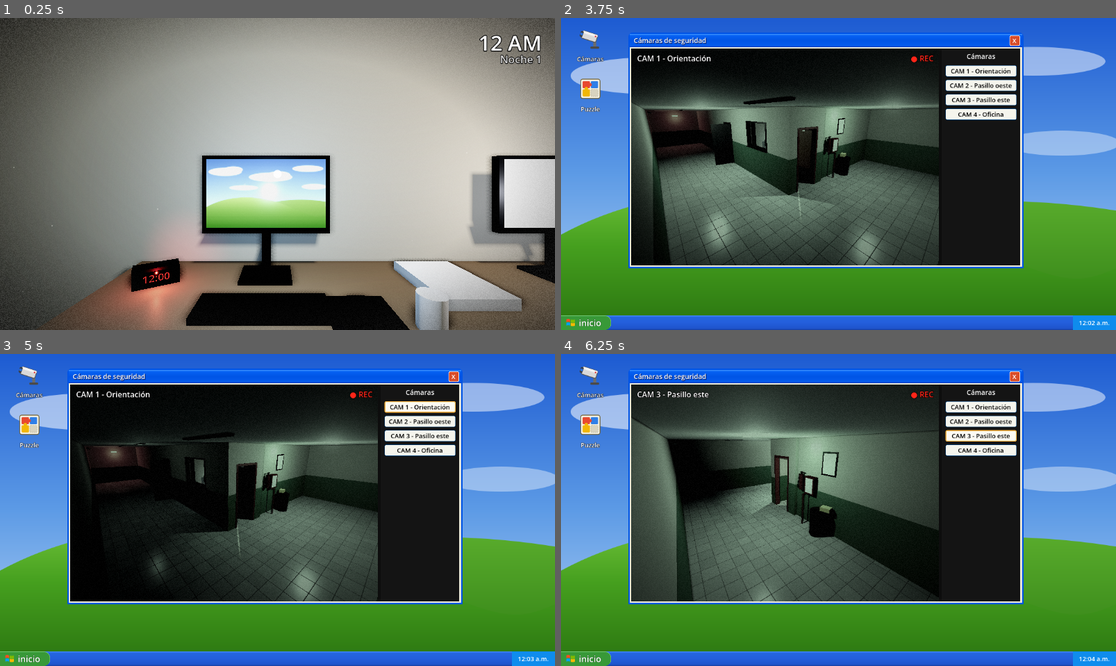
Above: before the commit, frames 1-4 (two rows, left to right).
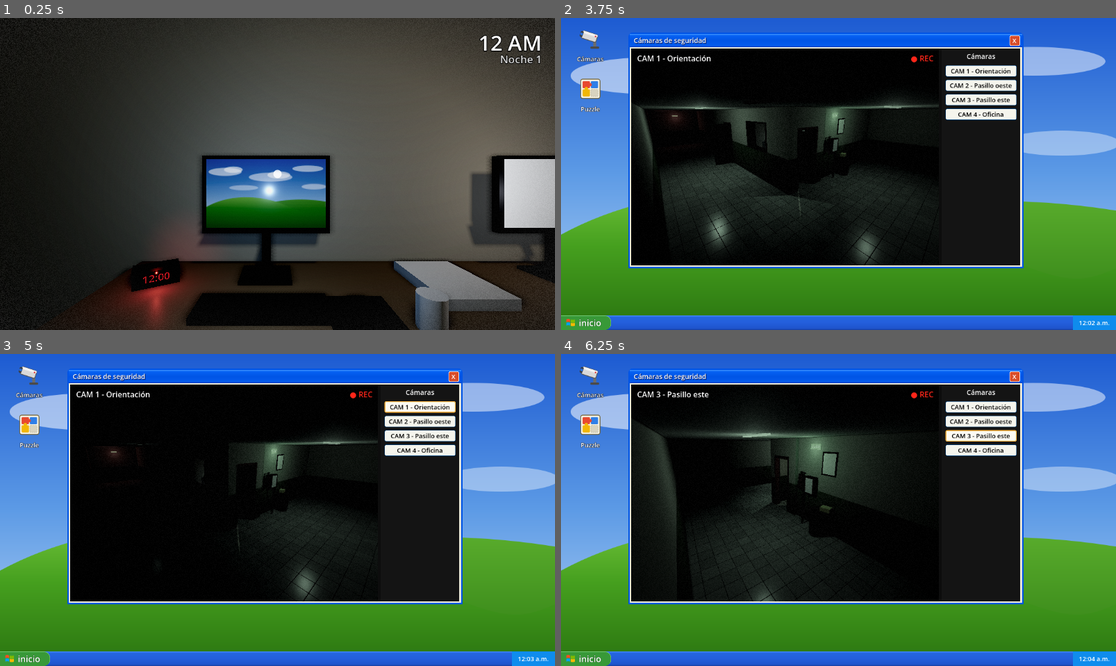
Above: after the commit, the same moments.

Repository: Instituto-Politecnico-Modelo/Four-Nights-At-Marinelli-s
Game: Godot game, scene res://escenas/pasillo_orientacion.tscn
Two runs of this game, one before a commit and one after it. Both use one fixed random seed, a clock stepped at 60 frames per second and the inputs below. This scene is started directly instead of the project's main scene.
Inputs (mouse positions are in pixels of both pictures, inside the frame that each line leads up to):
- Up to frame 1 (0.25 s): no input
- Up to frame 2 (3.75 s): move the mouse to (866, 174) at 0.52 s; click (866, 174) at 0.67 s; click "Cámaras" at 1.25 s; click "Puzzle" at 2 s; click "inicio" at 2.75 s; click "Cámaras de seguridad" at 3.5 s
- Up to frame 3 (5 s): click "CAM 1 - Orientación" at 4.25 s
- Up to frame 4 (6.25 s): click "CAM 2 - Pasillo oeste" at 5 s; click "CAM 3 - Pasillo este" at 5.75 s

The runs differ from the first frame. In frame 1, 90% of the frame differs, in the area x 0-100%, y 0-100%; in frame 2, 27%; in frame 3, 17%; in frame 4, 33%.

Commit message:
cambio iluminacion de la escena

Diff:
--- a/escenas/pasillo_orientacion.tscn
+++ b/escenas/pasillo_orientacion.tscn
@@ -19,15 +19,17 @@
 ssil_enabled = true
 background_color = Color(0.01, 0.01, 0.012, 1)
 ambient_light_color = Color(0.45, 0.55, 0.6, 1)
-ambient_light_energy = 0.12
+ambient_light_energy = 0.05
 tonemap_mode = 3
-tonemap_exposure = 0.9
+tonemap_exposure = 0.65
 ssao_enabled = true
 ssao_radius = 0.8
 ssao_intensity = 2.2
 glow_enabled = true
-glow_intensity = 1.1
-glow_bloom = 0.08
+glow_intensity = 0.3
+glow_bloom = 0.0
+fog_enabled = false
+volumetric_fog_enabled = false
 adjustment_enabled = true
 adjustment_contrast = 1.15
 adjustment_saturation = 0.6
@@ -360,7 +362,7 @@
 roughness = 0.5
 emission_enabled = true
 emission = Color(0.1, 1, 0.35, 1)
-emission_energy_multiplier = 1.5
+emission_energy_multiplier = 0.8
 
 [sub_resource type="BoxMesh" id="BoxMesh_73"]
 size = Vector3(2.6, 0.03, 0.7)
@@ -593,7 +595,7 @@
 roughness = 0.9
 emission_enabled = true
 emission = Color(0.85, 1, 0.92, 1)
-emission_energy_multiplier = 2.0
+emission_energy_multiplier = 1.0
 
 [sub_resource type="BoxMesh" id="BoxMesh_128"]
 size = Vector3(0.12, 0.04, 1.2)
@@ -615,7 +617,7 @@
 roughness = 0.2
 emission_enabled = true
 emission_texture = ExtResource("8_bliss")
-emission_energy_multiplier = 0.9
+emission_energy_multiplier = 0.5
 
 [sub_resource type="BoxShape3D" id="BoxShape3D_pantalla"]
 size = Vector3(0.56, 0.34, 0.1)
@@ -631,32 +633,22 @@
 resource_local_to_scene = true
 emission_enabled = true
 emission = Color(0.85, 1, 0.92, 1)
-emission_energy_multiplier = 2.0
+emission_energy_multiplier = 1.0
 
 [sub_resource type="StandardMaterial3D" id="mat_tubo_oficina"]
 resource_local_to_scene = true
 emission_enabled = true
 emission = Color(1, 0.88, 0.7, 1)
-emission_energy_multiplier = 1.2
+emission_energy_multiplier = 0.6
 
 [sub_resource type="StandardMaterial3D" id="mat_luz_emergencia"]
 albedo_color = Color(0.3, 0, 0, 1)
 emission_enabled = true
 emission = Color(1, 0.08, 0.04, 1)
-emission_energy_multiplier = 3.0
+emission_energy_multiplier = 1.5
 
 [sub_resource type="BoxMesh" id="BoxMesh_luz_emergencia"]
 size = Vector3(0.35, 0.12, 0.08)
-
-[sub_resource type="StandardMaterial3D" id="mat_polvo"]
-transparency = 1
-shading_mode = 0
-albedo_color = Color(0.9, 0.9, 0.85, 0.22)
-billboard_mode = 3
-
-[sub_resource type="QuadMesh" id="QuadMesh_polvo"]
-material = SubResource("mat_polvo")
-size = Vector2(0.004, 0.004)
 
 [sub_resource type="FastNoiseLite" id="ruido_mancha"]
 frequency = 0.012
@@ -674,34 +666,6 @@
 
 [sub_resource type="ShaderMaterial" id="material_efecto_terror"]
 shader = ExtResource("10_efecto_terror")
-
-[sub_resource type="ParticleProcessMaterial" id="proceso_polvo_PolvoPasillo"]
-emission_shape = 3
-emission_box_extents = Vector3(1.6, 1.3, 5.5)
-direction = Vector3(0, 1, 0)
-spread = 180.0
-initial_velocity_min = 0.01
-initial_velocity_max = 0.05
-gravity = Vector3(0, -0.004, 0)
-scale_min = 0.6
-scale_max = 1.6
-turbulence_enabled = true
-turbulence_noise_strength = 0.3
-turbulence_noise_scale = 4.0
-
-[sub_resource type="ParticleProcessMaterial" id="proceso_polvo_PolvoOficina"]
-emission_shape = 3
-emission_box_extents = Vector3(1.8, 1.2, 1.5)
-direction = Vector3(0, 1, 0)
-spread = 180.0
-initial_velocity_min = 0.01
-initial_velocity_max = 0.05
-gravity = Vector3(0, -0.004, 0)
-scale_min = 0.6
-scale_max = 1.6
-turbulence_enabled = true
-turbulence_noise_strength = 0.3
-turbulence_noise_scale = 4.0
 
 [sub_resource type="SystemFont" id="fuente_reloj"]
 font_names = PackedStringArray("OCR A Extended", "Consolas", "Courier New")
@@ -1523,7 +1487,7 @@
 shadow_enabled = true
 omni_attenuation = 0.8
 light_color = Color(1, 0.86, 0.66, 1)
-light_energy = 0.3
+light_energy = 0.14
 omni_range = 5.0
 
 [node name="Iluminacion" type="Node3D" parent="." unique_id=836898097]
@@ -1553,7 +1517,7 @@
 shadow_enabled = true
 omni_attenuation = 0.8
 light_color = Color(0.8, 0.95, 0.9, 1)
-light_energy = 1.1
+light_energy = 0.5
 omni_range = 6.0
 
 [node name="Tubo3" type="MeshInstance3D" parent="Iluminacion" unique_id=909249962]
@@ -1564,7 +1528,7 @@
 [node name="Luz3" type="OmniLight3D" parent="Iluminacion" unique_id=21173672]
 transform = Transform3D(1, 0, 0, 0, 1, 0, 0, 0, 1, -1.6, 2.55, -7.5)
 light_color = Color(1, 0.97, 0.9, 1)
-light_energy = 1.3
+light_energy = 0.6
 shadow_enabled = true
 omni_range = 7.5
 omni_attenuation = 0.8
@@ -1580,7 +1544,7 @@
 shadow_enabled = true
 omni_attenuation = 0.8
 light_color = Color(0.8, 0.95, 0.9, 1)
-light_energy = 0.7
+light_energy = 0.32
 omni_range = 6.0
 
 [node name="CamaraFoto" type="Camera3D" parent="." unique_id=873465182]
@@ -1666,47 +1630,29 @@
 [node name="LuzEmergenciaBrillo" type="OmniLight3D" parent="Iluminacion"]
 transform = Transform3D(1, 0, 0, 0, 1, 0, 0, 0, 1, -1.6, 2.3, -11.7)
 light_color = Color(1, 0.1, 0.05, 1)
-light_energy = 0.9
+light_energy = 0.4
 shadow_enabled = true
 omni_range = 5.0
 
 [node name="LuzSalida" type="OmniLight3D" parent="Iluminacion"]
 transform = Transform3D(1, 0, 0, 0, 1, 0, 0, 0, 1, 2.5, 2.5, 0.1)
 light_color = Color(0.15, 1, 0.4, 1)
-light_energy = 0.35
+light_energy = 0.16
 omni_range = 2.5
 
 [node name="LuzMonitor1" type="OmniLight3D" parent="Oficina"]
 transform = Transform3D(1, 0, 0, 0, 1, 0, 0, 0, 1, 1.55, 1.1, -2.9)
 light_color = Color(0.55, 0.75, 1, 1)
-light_energy = 0.35
+light_energy = 0.16
 omni_range = 2.5
 
 [node name="LuzMonitor2" type="OmniLight3D" parent="Oficina"]
 transform = Transform3D(1, 0, 0, 0, 1, 0, 0, 0, 1, 2.85, 1.1, -2.95)
 light_color = Color(0.9, 0.92, 1, 1)
-light_energy = 0.25
+light_energy = 0.11
 omni_range = 2.0
 
 [node name="Ambiente" type="Node3D" parent="."]
-
-[node name="PolvoPasillo" type="GPUParticles3D" parent="Ambiente"]
-transform = Transform3D(1, 0, 0, 0, 1, 0, 0, 0, 1, -1.5, 1.4, -3)
-amount = 180
-lifetime = 12.0
-preprocess = 12.0
-visibility_aabb = AABB(-6, -3, -7, 12, 6, 14)
-process_material = SubResource("proceso_polvo_PolvoPasillo")
-draw_pass_1 = SubResource("QuadMesh_polvo")
-
-[node name="PolvoOficina" type="GPUParticles3D" parent="Ambiente"]
-transform = Transform3D(1, 0, 0, 0, 1, 0, 0, 0, 1, 2.1, 1.3, -1.8)
-amount = 180
-lifetime = 12.0
-preprocess = 12.0
-visibility_aabb = AABB(-6, -3, -7, 12, 6, 14)
-process_material = SubResource("proceso_polvo_PolvoOficina")
-draw_pass_1 = SubResource("QuadMesh_polvo")
 
 [node name="ManchaPasillo1" type="Decal" parent="Ambiente"]
 transform = Transform3D(0, -1, 0, 1, 0, 0, 0, 0, 1, -0.02, 2.45, -3.9)
@@ -1823,7 +1769,7 @@
 [node name="Brillo" type="OmniLight3D" parent="Oficina/RelojEscritorio"]
 transform = Transform3D(1, 0, 0, 0, 1, 0, 0, 0, 1, 0, 0.04, 0.08)
 light_color = Color(1, 0.1, 0.05, 1)
-light_energy = 0.15
+light_energy = 0.07
 omni_range = 0.4
 
 [node name="MostrarHora" type="Node" parent="Oficina/RelojEscritorio" node_paths=PackedStringArray("reloj", "etiqueta")]
